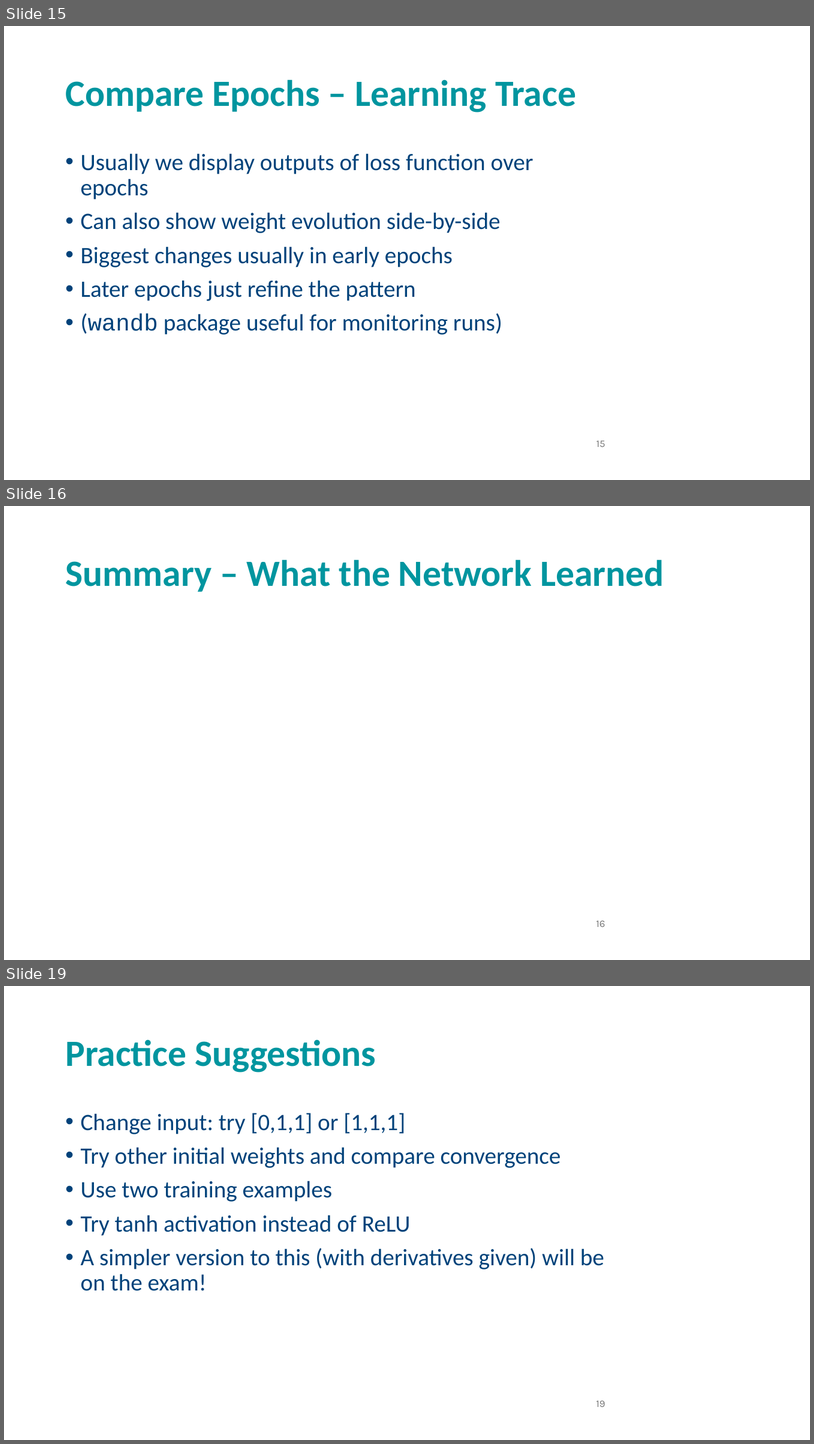
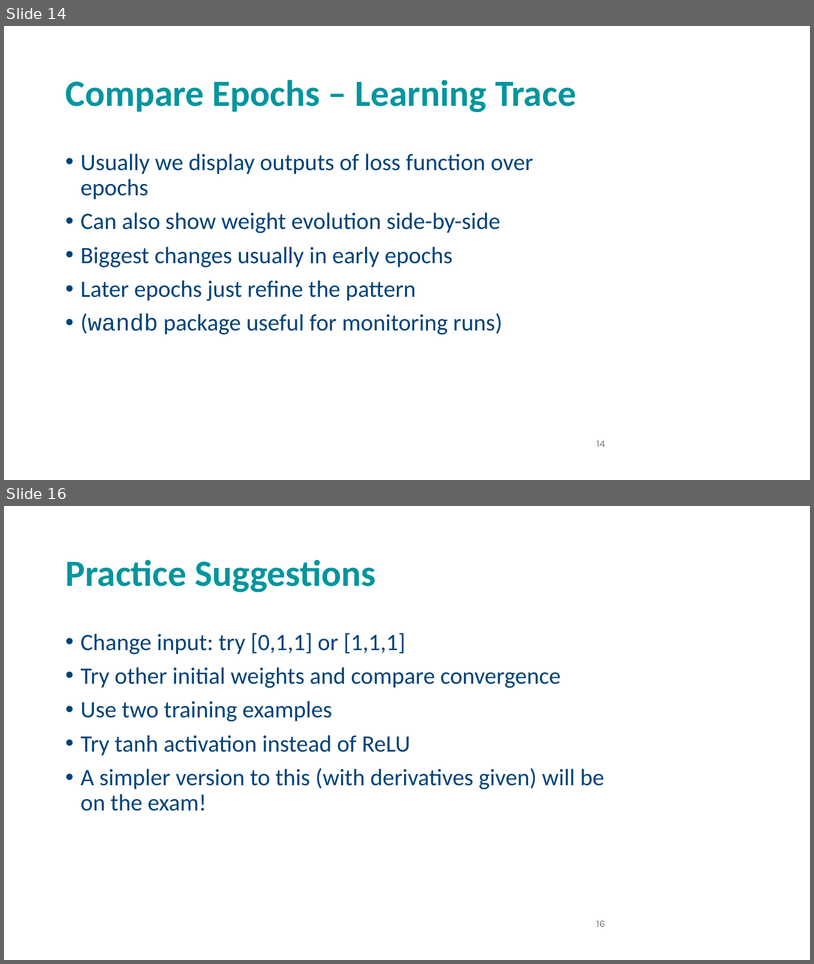
Before and after one commit to andrewcparnell/STAT41130, a slide deck: slides/day 2/D2C1_ANN.pptx. Shown one above the other, each under a label of ours: slides 15, 16 and 19 before the commit, slides 14 and 16 after it; the slides between them are not shown. The pictures are 814x1444 and 814x964 pixels, drawn with LibreOffice and Linux fonts; fonts in the diff are those of the drawing; grey boxes stand for pictures; background and template pictures are left out. Boxes give left, top, right and bottom in pixels: in the first picture for what was removed or moved away, otherwise in the second. Text is boxed around its words. In the diff, an @@ line names an element or a change of style, - is before the commit and + after.

```diff
--- a/slides/day 2/D2C1_ANN.pptx
+++ b/slides/day 2/D2C1_ANN.pptx
@@ slide 16 removed at (4,506,810,960), background picture (left out) @@
@@ title removed at (65,559,664,592) @@
-Summary – What the Network Learned
@@ page number removed at (596,920,605,927) @@
-16
@@ what was slide 15 is now slide 14 @@
@@ page number at (597,440,606,447): text changed @@
-15
+14
@@ what was slide 19 is now slide 16 @@
@@ page number at (596,920,605,927): text changed @@
-19
+16
```
Also in this commit, not shown: 4 slides changed, 2 other slides removed, 5 other files.
